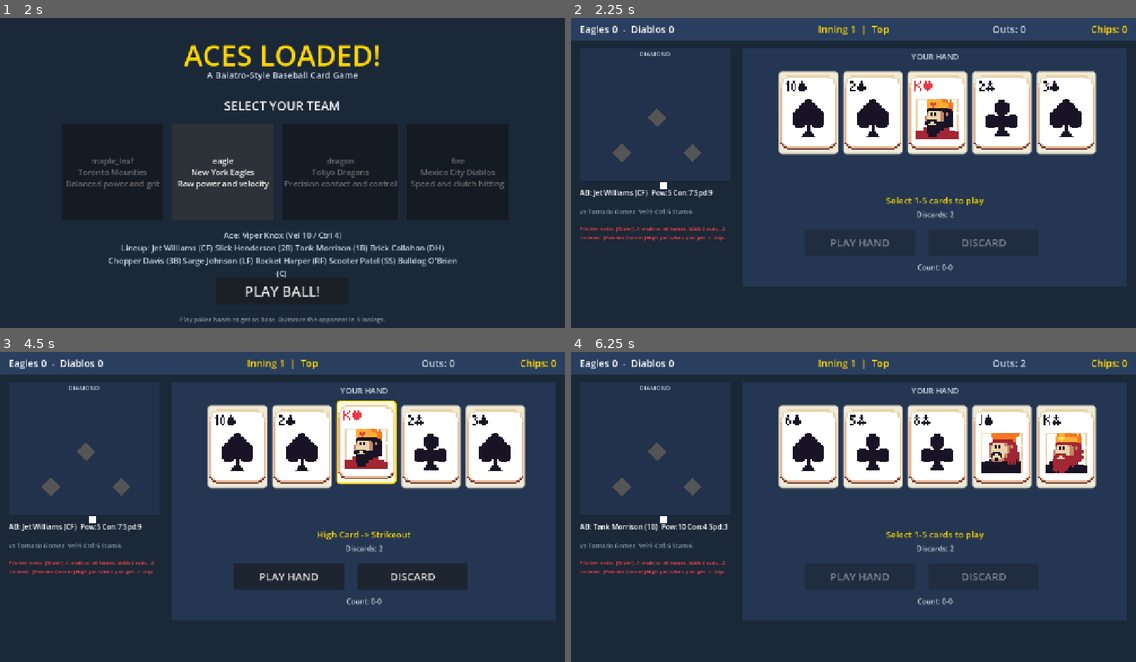
Above: before the commit, frames 1-4 (two rows, left to right).
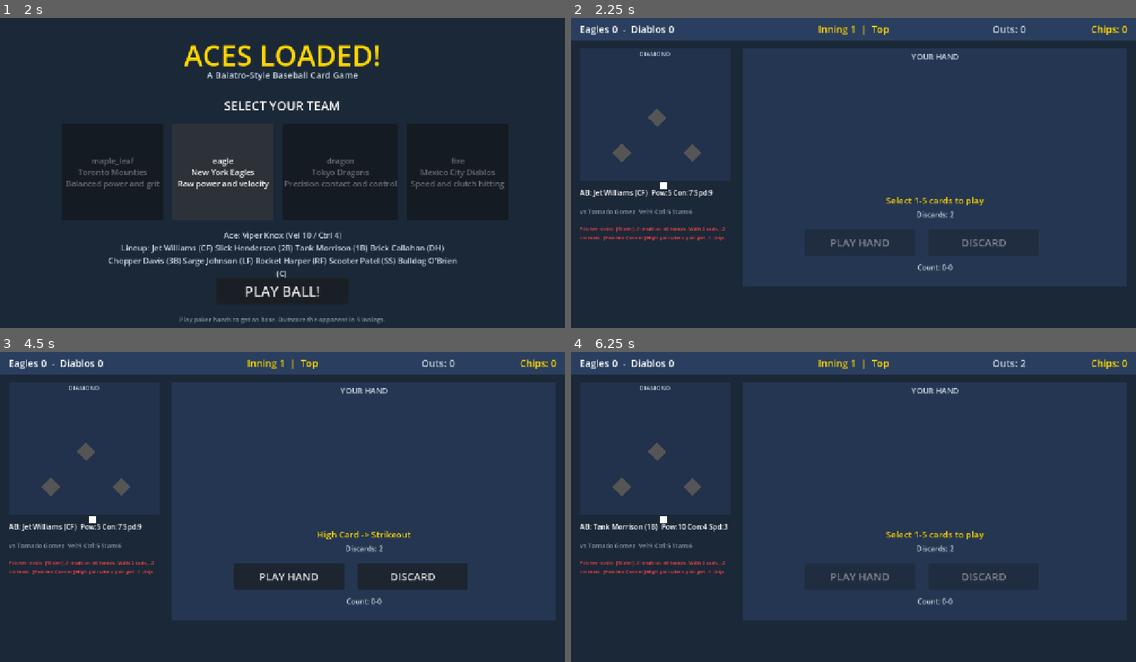
Above: after the commit, the same moments.

Repository: jakenbear/diamond-joker
Game: Godot game, scene res://scenes/title_scene.tscn
The game is run twice, just before and just after one commit, with the same random seed, the same clock (stepped at 60 frames per second) and the same inputs.
Inputs (mouse positions are in pixels of both pictures, inside the frame that each line leads up to):
- Up to frame 1 (2 s): click "eagle New York Eagles Raw pow…" at 0.5 s; click "eagle New York Eagles Raw pow…" at 1.25 s
- Up to frame 2 (2.25 s): click "PLAY BALL!" at 2 s
- Up to frame 3 (4.5 s): tap Enter at 2.75, 4.25 s; move the mouse to (406, 494) at 2.77 s; click (406, 494) at 2.92 s; tap Space at 3.5 s; drag from (169, 525) to (254, 575) at 3.52 s; move the mouse to (339, 441) at 4.27 s; click (339, 441) at 4.42 s
- Up to frame 4 (6.25 s): click "PLAY HAND" at 5 s; click "PLAY HAND" at 5.75 s

Frame 1 is identical in both runs. In frame 2, 15% of the frame differs, in the area x 36-93%, y 17-45%; in frame 3, 15%; in frame 4, 15%.

Commit message:
Remove card panel backgrounds — show raw card art only
Cards now display as plain TextureRect images with no surrounding panel
or border. Selection is shown by raising the card up and brightening it
slightly. Cleaner look that lets the card art speak for itself.

Co-Authored-By: Claude Opus 4.6 <noreply@anthropic.com>

Diff:
--- a/godot/scenes/game_scene.gd
+++ b/godot/scenes/game_scene.gd
@@ -74,38 +74,17 @@
 # ── Card slot factory ─────────────────────────────────────
 
 func _create_card_slot(index: int) -> Dictionary:
-	# Panel wraps tightly around the card image (32x42 * 4 = 128x168 + border)
-	var panel := Panel.new()
-	panel.custom_minimum_size = Vector2(136, 176)  # 128+8 padding, 168+8 padding
-	panel.mouse_filter = Control.MOUSE_FILTER_STOP
-
-	# Default style — tight border around card art
-	var style := StyleBoxFlat.new()
-	style.bg_color = Color("#f0ead6")
-	style.set_corner_radius_all(6)
-	style.border_width_left = 2
-	style.border_width_right = 2
-	style.border_width_top = 2
-	style.border_width_bottom = 2
-	style.border_color = Color("#999999")
-	panel.add_theme_stylebox_override("panel", style)
-
-	# Card image fills the panel with minimal padding
+	# Just the card image — no background panel, no border
 	var tex_rect := TextureRect.new()
+	tex_rect.custom_minimum_size = Vector2(128, 168)
 	tex_rect.stretch_mode = TextureRect.STRETCH_KEEP_ASPECT_CENTERED
 	tex_rect.texture_filter = CanvasItem.TEXTURE_FILTER_NEAREST  # pixel art stays crisp
-	tex_rect.set_anchors_preset(Control.PRESET_FULL_RECT)
-	tex_rect.offset_left = 4
-	tex_rect.offset_top = 4
-	tex_rect.offset_right = -4
-	tex_rect.offset_bottom = -4
-	tex_rect.mouse_filter = Control.MOUSE_FILTER_IGNORE
-	panel.add_child(tex_rect)
+	tex_rect.mouse_filter = Control.MOUSE_FILTER_STOP
 
 	# Click handling
-	panel.gui_input.connect(_on_card_input.bind(index))
-
-	return {"panel": panel, "texture": tex_rect}
+	tex_rect.gui_input.connect(_on_card_input.bind(index))
+
+	return {"panel": tex_rect, "texture": tex_rect}
 
 
 func _on_card_input(event: InputEvent, index: int) -> void:
@@ -202,29 +181,13 @@
 			else:
 				card_textures[i].texture = null
 
-			# Selection highlight — gold border + raised look
+			# Selection: raise card up, unselected: normal position
 			if i in selected_indices:
-				var sel_style := StyleBoxFlat.new()
-				sel_style.bg_color = Color("#fff8dc")
-				sel_style.set_corner_radius_all(8)
-				sel_style.border_width_left = 3
-				sel_style.border_width_right = 3
-				sel_style.border_width_top = 3
-				sel_style.border_width_bottom = 3
-				sel_style.border_color = Color("#ffd700")
-				card_panels[i].add_theme_stylebox_override("panel", sel_style)
-				card_panels[i].position.y = -10
+				card_panels[i].position.y = -15
+				card_panels[i].modulate = Color(1.2, 1.2, 1.0, 1.0)  # slight brightness
 			else:
-				var def_style := StyleBoxFlat.new()
-				def_style.bg_color = Color("#f0ead6")
-				def_style.set_corner_radius_all(8)
-				def_style.border_width_left = 2
-				def_style.border_width_right = 2
-				def_style.border_width_top = 2
-				def_style.border_width_bottom = 2
-				def_style.border_color = Color("#999999")
-				card_panels[i].add_theme_stylebox_override("panel", def_style)
 				card_panels[i].position.y = 0
+				card_panels[i].modulate = Color.WHITE
 		else:
 			card_panels[i].visible = false
 
